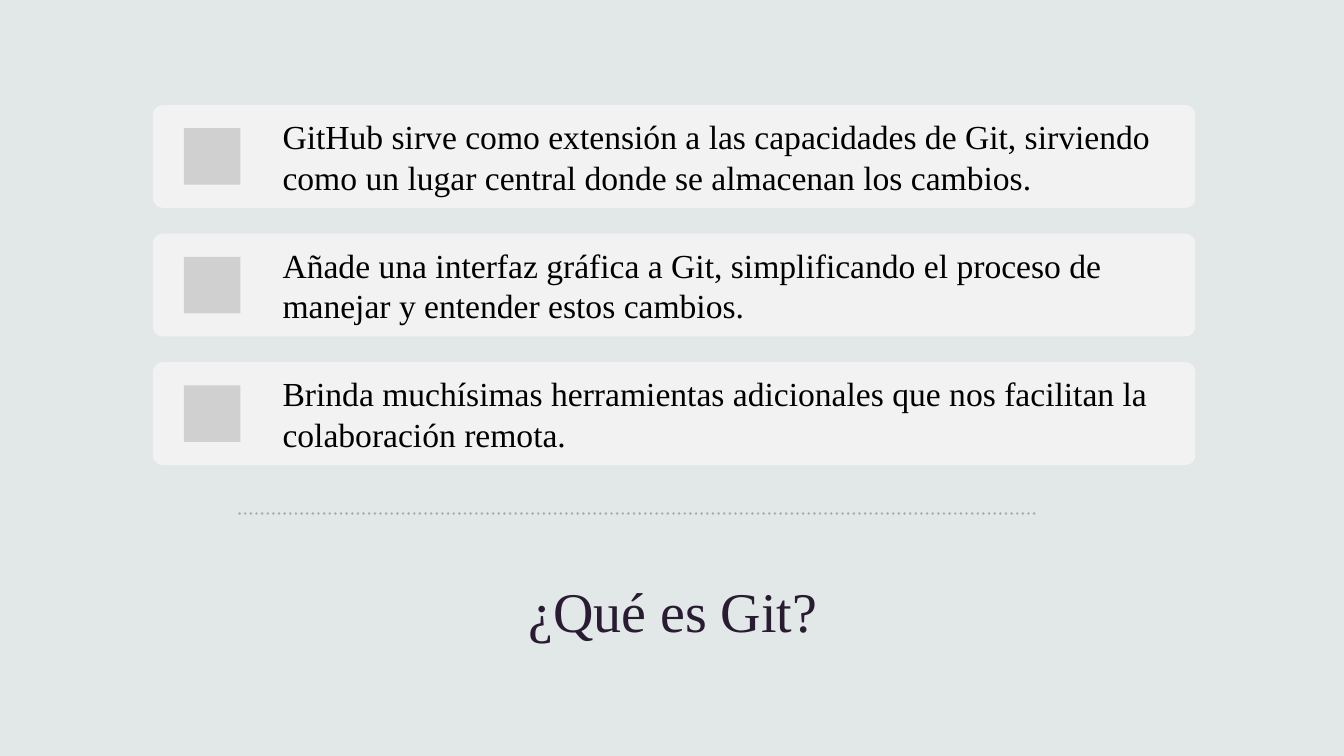
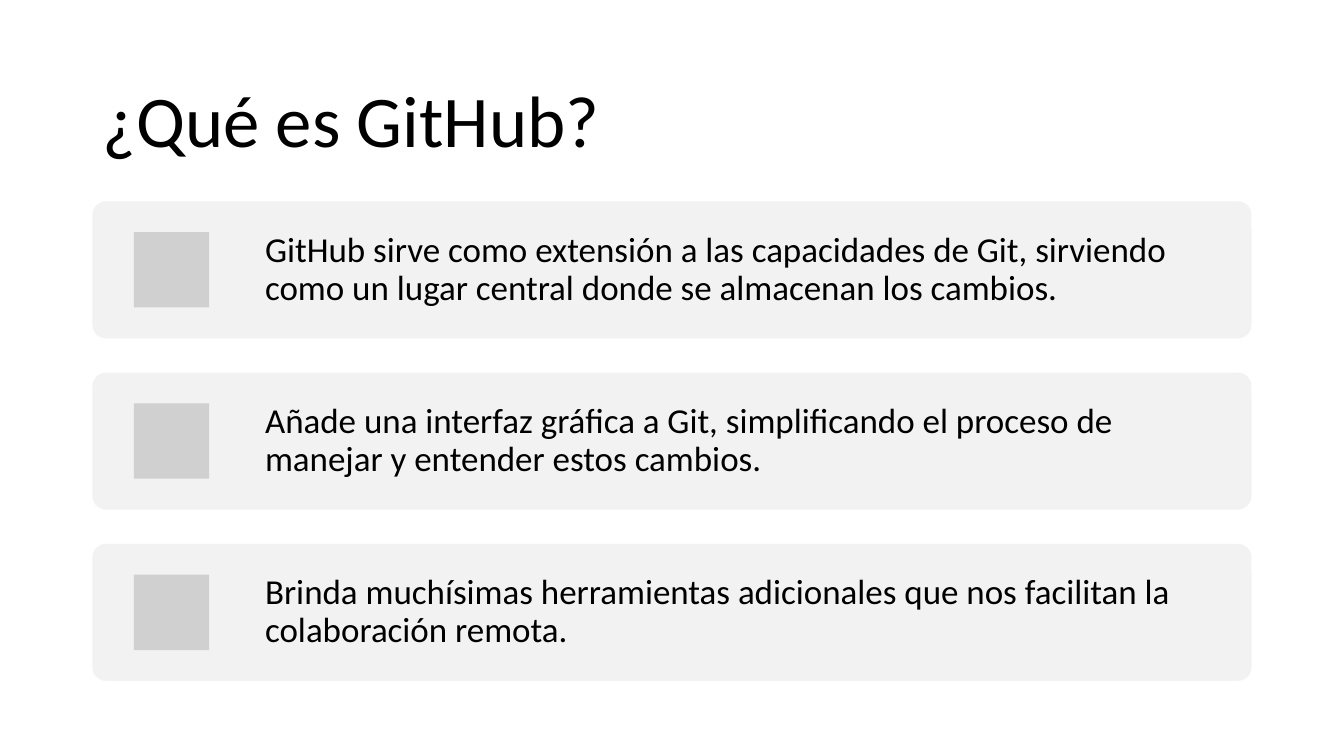
Before and after one commit to mfloresdev/Tutorial-Git, a slide deck: slide 3 of Git & GitHub.pptx. Drawn at 1344x756 pixels with LibreOffice and Linux fonts; fonts in the diff are those of the drawing; grey boxes stand for pictures. Boxes give left, top, right and bottom in pixels: in the first picture for what was removed or moved away, otherwise in the second. Text is boxed around its words. In the diff, an @@ line names an element or a change of style, - is before the commit and + after.

```diff
--- a/Git & GitHub.pptx
+++ b/Git & GitHub.pptx
@@ background #E2E8E7 to #FFFFFF @@
@@ rectangle removed at [0,0,1344,756] @@
@@ title at [102,96,599,160]: text changed; size 40 to 52 pt; font Times New Roman to Calibri; text colour #291C32 to #000000 @@
-¿Qué es Git?
+¿Qué es GitHub?
@@ picture removed at [185,128,241,185] @@
@@ rounded rectangle: place and size @@
-rounded rectangle at [153,234,1196,337]
+rounded rectangle at [93,202,1252,339]
@@ text "GitHub sirve como extensión a ...": place and size @@
-text "GitHub sirve como extensión a ..." at [283,125,1150,196]
+text "GitHub sirve como extensión a ..." at [265,237,1166,306]
@@ group removed at [1021,0,1344,555]: 4 freeform shapes @@
@@ picture added at [134,232,210,308] @@
@@ rounded rectangle: place and size @@
-rounded rectangle at [153,362,1196,465]
+rounded rectangle at [93,373,1252,510]
@@ picture removed at [185,385,241,442] @@
@@ text "Añade una interfaz gráfica a ...": place and size @@
-text "Añade una interfaz gráfica a ..." at [283,254,1101,325]
+text "Añade una interfaz gráfica a ..." at [265,408,1113,477]
@@ picture: place and size @@
-picture at [185,257,241,314]
+picture at [134,403,210,479]
@@ line removed from (240, 514) to (1035, 514) @@
@@ rounded rectangle: place and size @@
-rounded rectangle at [153,105,1196,208]
+rounded rectangle at [93,544,1252,682]
@@ size 24 to 25 pt, font Times New Roman to Calibri; line spacing 1 to 0.9 in 3 elements at [265,237,1166,306], [265,408,1113,477], [265,579,1170,643] @@
@@ text "Brinda muchísimas herramientas adicionales que ...": place and size @@
-text "Brinda muchísimas herramientas adicionales que ..." at [283,382,1147,448]
+text "Brinda muchísimas herramientas adicionales que ..." at [265,579,1170,643]
@@ picture added at [134,575,210,650] @@
```
Also in this commit, not shown: 20 other slides changed, 19 slides added, 18 slides removed.
